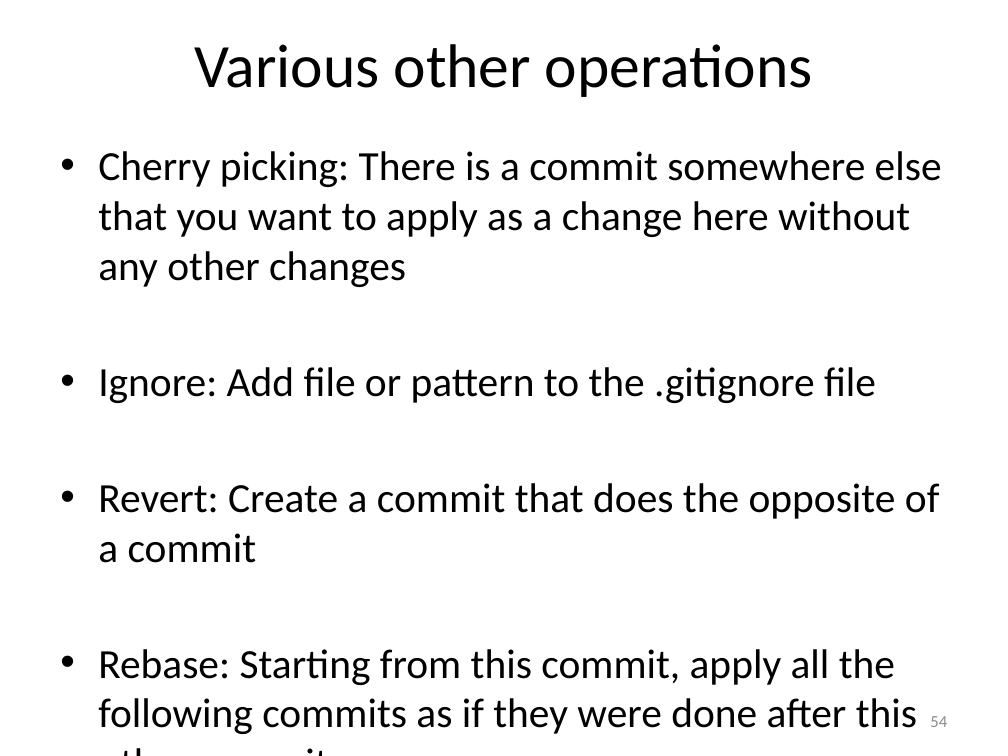
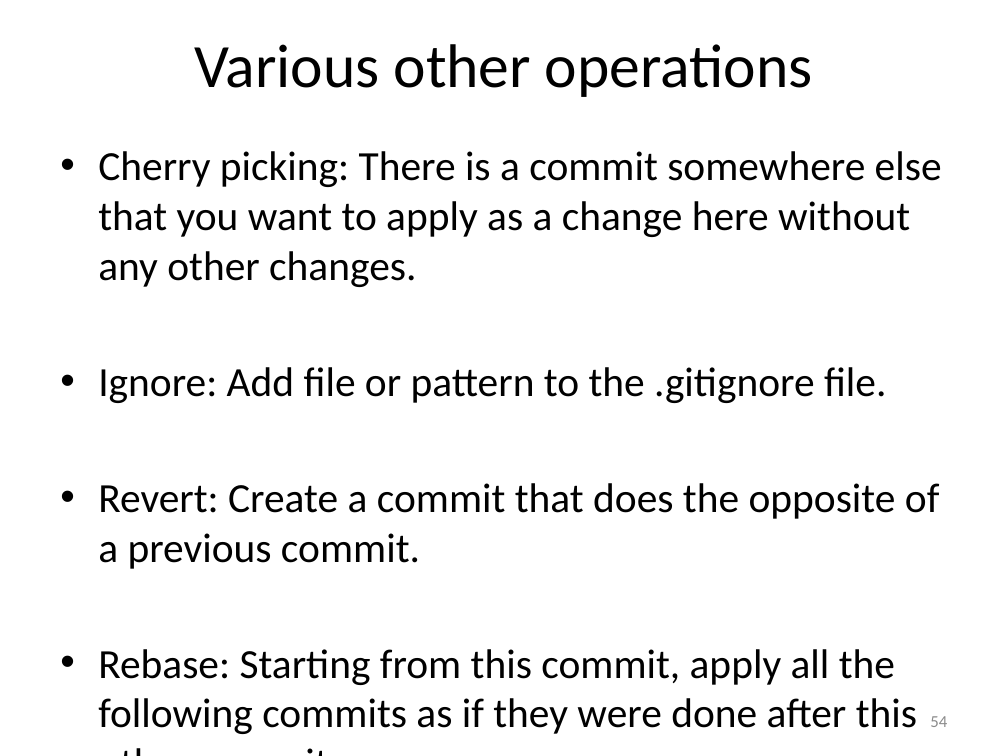
Before and after one commit to gazialankus/git-workshop-iue, a slide deck: slide 54 of Git Workshop.pptx. Drawn at 1008x756 pixels with LibreOffice and Linux fonts; fonts in the diff are those of the drawing. Boxes give left, top, right and bottom in pixels: in the first picture for what was removed or moved away, otherwise in the second. Text is boxed around its words. In the diff, an @@ line names an element or a change of style, - is before the commit and + after.

Commit message:
Improved the slides

```diff
--- a/Git Workshop.pptx
+++ b/Git Workshop.pptx
@@ text at (98, 151, 942, 569): text changed @@
-• Cherry picking: There is a commit somewhere else that you want to apply as a change here without any other changes
-• Ignore: Add file or pattern to the .gitignore file
-• Revert: Create a commit that does the opposite of a commit
+• Cherry picking: There is a commit somewhere else that you want to apply as a change here without any other changes.
+• Ignore: Add file or pattern to the .gitignore file.
+• Revert: Create a commit that does the opposite of a previous commit.
```
Also in this commit, not shown: 6 other slides changed, 1 slide added.
